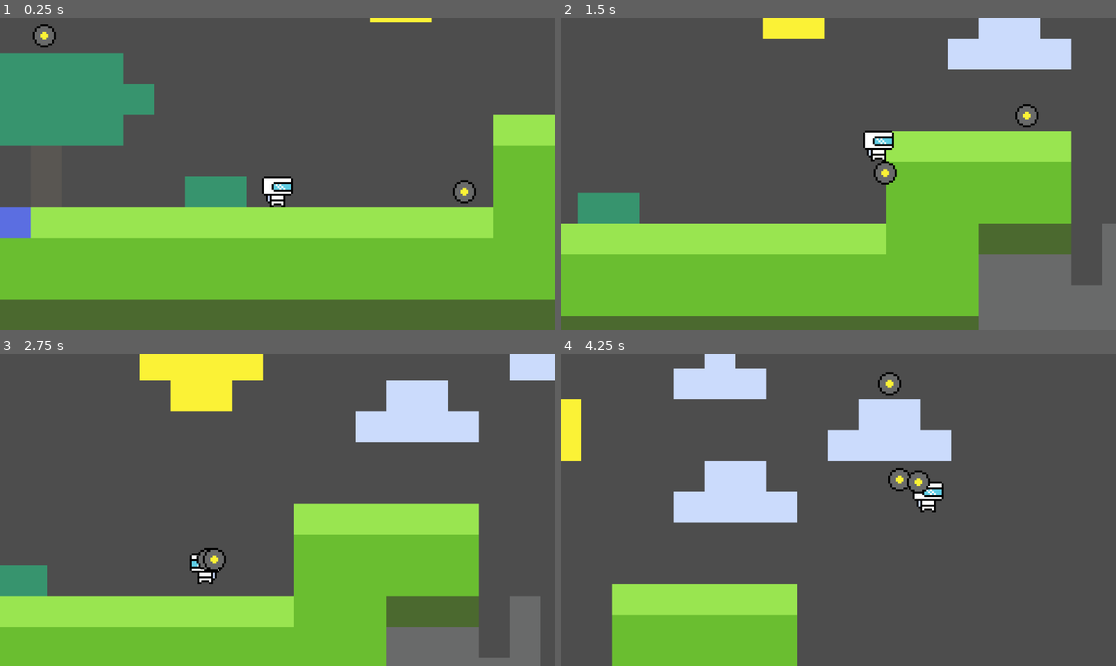
Above: before the commit, frames 1-4 (two rows, left to right).
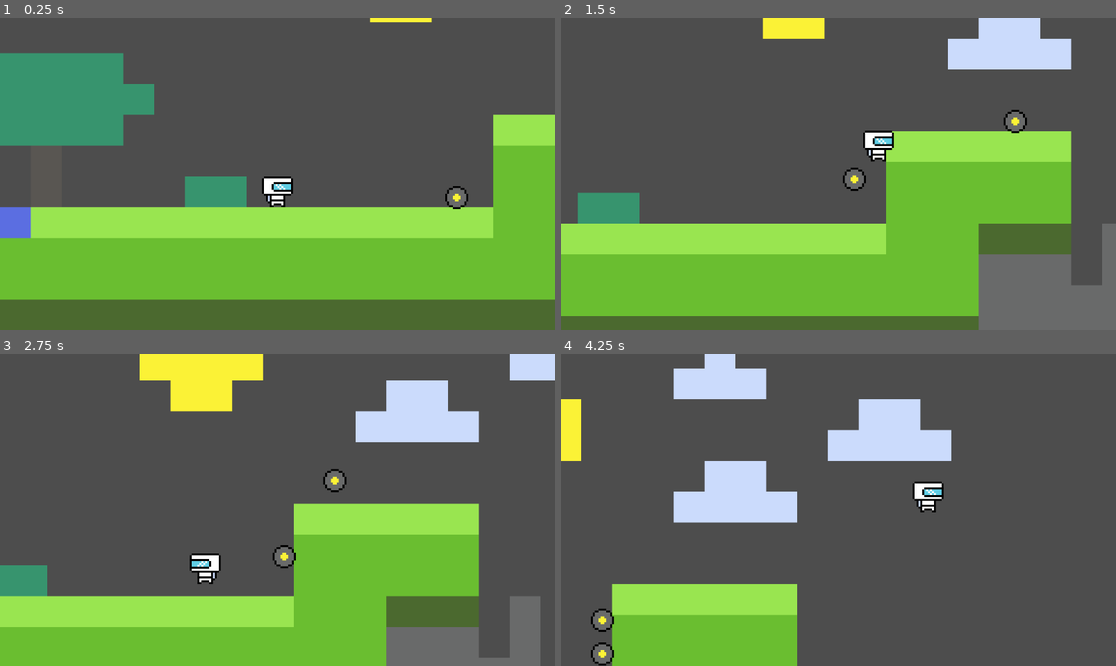
Above: after the commit, the same moments.

Repository: CookieRA9001/SI_motroidvenia
Game: Godot game, scene res://sceans/TestLevel.tscn
The game is run twice, just before and just after one commit, with the same random seed, the same clock (stepped at 60 frames per second) and the same inputs.
Inputs:
- Up to frame 1 (0.25 s): no input
- Up to frame 2 (1.5 s): hold Right (move_right) from 0.53 s (still down); tap Space (jump) at 0.6, 0.77, 1.07, 1.35 s
- Up to frame 3 (2.75 s): tap Space (jump) at 1.52, 1.82, 2.1 s; release Right (move_right) at 2.03 s; hold A (move_left) from 2.03 s (still down)
- Up to frame 4 (4.25 s): release A (move_left) at 2.78 s; hold Right (move_right) from 2.78 s (still down); tap Space (jump) at 2.85, 3.02, 3.32, 3.6, 3.77, 4.07 s

The runs differ from the first frame. In frame 1, 0.5% of the frame differs, in the area x 5-86%, y 2-62%; in frame 2, 0.8%; in frame 3, 0.8%; in frame 4, 1.2%, in the area x 5-67%, y 5-100%.

Commit message:
friendlies jump at you :3

Diff:
--- a/project.godot
+++ b/project.godot
@@ -14,6 +14,10 @@
 run/main_scene="res://sceans/TestLevel.tscn"
 config/features=PackedStringArray("4.2", "GL Compatibility")
 config/icon="res://Assets/resources/icon.svg"
+
+[dotnet]
+
+project/assembly_name="SI_metroidvenia"
 
 [editor]
 
--- a/sceans/TestLevel.tscn
+++ b/sceans/TestLevel.tscn
@@ -2,7 +2,7 @@
 
 [ext_resource type="Texture2D" uid="uid://dpct5rw8o7h8n" path="res://assets/devart-spritesheet.png" id="1_02e78"]
 [ext_resource type="PackedScene" uid="uid://cn1ekgvxk3vpw" path="res://sceans/player.tscn" id="2_ixtsi"]
-[ext_resource type="PackedScene" uid="uid://ceakj0idu26ij" path="res://sceans/friendly.tscn" id="3_ttyh0"]
+[ext_resource type="PackedScene" uid="uid://7hxhebt7dcb0" path="res://sceans/friendly_ally.tscn" id="3_sfy7y"]
 
 [sub_resource type="TileSetAtlasSource" id="TileSetAtlasSource_qil2c"]
 texture = ExtResource("1_02e78")
@@ -134,17 +134,8 @@
 [node name="CollisionShape2D" type="CollisionShape2D" parent="StaticBody2D"]
 shape = SubResource("WorldBoundaryShape2D_y28kg")
 
-[node name="Area2D" parent="." instance=ExtResource("3_ttyh0")]
-position = Vector2(97, 16)
+[node name="Friendly" parent="." instance=ExtResource("3_sfy7y")]
+position = Vector2(93, 16)
 
-[node name="Area2D2" parent="." instance=ExtResource("3_ttyh0")]
-position = Vector2(185, -32)
-
-[node name="Area2D3" parent="." instance=ExtResource("3_ttyh0")]
-position = Vector2(-121, -65)
-
-[node name="Area2D4" parent="." instance=ExtResource("3_ttyh0")]
-position = Vector2(65, -145)
-
-[node name="Area2D5" parent="." instance=ExtResource("3_ttyh0")]
-position = Vector2(256, -128)
+[node name="Friendly2" parent="." instance=ExtResource("3_sfy7y")]
+position = Vector2(179, -32)
--- a/sceans/friendly.tscn
+++ /dev/null
@@ -1,40 +0,0 @@
-[gd_scene load_steps=6 format=3 uid="uid://ceakj0idu26ij"]
-
-[ext_resource type="Texture2D" uid="uid://dpct5rw8o7h8n" path="res://assets/devart-spritesheet.png" id="1_3wx3p"]
-[ext_resource type="Script" path="res://scripts/friendly.gd" id="1_55wdb"]
-
-[sub_resource type="RectangleShape2D" id="RectangleShape2D_28f16"]
-size = Vector2(26, 20)
-
-[sub_resource type="AtlasTexture" id="AtlasTexture_yquu3"]
-atlas = ExtResource("1_3wx3p")
-region = Rect2(48, 64, 16, 16)
-
-[sub_resource type="SpriteFrames" id="SpriteFrames_pojq4"]
-animations = [{
-"frames": [{
-"duration": 1.0,
-"texture": SubResource("AtlasTexture_yquu3")
-}],
-"loop": true,
-"name": &"idle",
-"speed": 5.0
-}]
-
-[node name="Area2D" type="Area2D"]
-collision_mask = 2
-script = ExtResource("1_55wdb")
-
-[node name="CollisionShape2D" type="CollisionShape2D" parent="."]
-position = Vector2(0, -10)
-shape = SubResource("RectangleShape2D_28f16")
-
-[node name="AnimatedSprite2D" type="AnimatedSprite2D" parent="."]
-position = Vector2(0, -8)
-sprite_frames = SubResource("SpriteFrames_pojq4")
-animation = &"idle"
-autoplay = "idle"
-
-[node name="Node2D" type="Node2D" parent="."]
-
-[connection signal="body_entered" from="." to="." method="_on_body_entered"]
--- /dev/null
+++ b/sceans/friendly_ally.tscn
@@ -0,0 +1,48 @@
+[gd_scene load_steps=7 format=3 uid="uid://7hxhebt7dcb0"]
+
+[ext_resource type="Script" path="res://scripts/friendly.gd" id="1_5gja5"]
+[ext_resource type="Texture2D" uid="uid://dpct5rw8o7h8n" path="res://assets/devart-spritesheet.png" id="1_16wun"]
+
+[sub_resource type="AtlasTexture" id="AtlasTexture_yquu3"]
+atlas = ExtResource("1_16wun")
+region = Rect2(48, 64, 16, 16)
+
+[sub_resource type="SpriteFrames" id="SpriteFrames_hif36"]
+animations = [{
+"frames": [{
+"duration": 1.0,
+"texture": SubResource("AtlasTexture_yquu3")
+}],
+"loop": true,
+"name": &"idle",
+"speed": 5.0
+}]
+
+[sub_resource type="CircleShape2D" id="CircleShape2D_kbild"]
+radius = 5.0
+
+[sub_resource type="RectangleShape2D" id="RectangleShape2D_xwlfk"]
+size = Vector2(26, 20)
+
+[node name="Friendly" type="CharacterBody2D"]
+collision_layer = 4
+script = ExtResource("1_5gja5")
+
+[node name="AnimatedSprite2D" type="AnimatedSprite2D" parent="."]
+position = Vector2(0, -8)
+sprite_frames = SubResource("SpriteFrames_hif36")
+animation = &"idle"
+autoplay = "idle"
+
+[node name="Hitbox" type="CollisionShape2D" parent="."]
+position = Vector2(0, -8)
+shape = SubResource("CircleShape2D_kbild")
+
+[node name="Area2D" type="Area2D" parent="."]
+collision_mask = 2
+
+[node name="Findbox" type="CollisionShape2D" parent="Area2D"]
+position = Vector2(0, -12)
+shape = SubResource("RectangleShape2D_xwlfk")
+
+[connection signal="body_entered" from="Area2D" to="." method="_on_area_2d_body_entered"]
--- a/scripts/friendly.gd
+++ b/scripts/friendly.gd
@@ -1,18 +1,32 @@
-extends Area2D
+extends CharacterBody2D
 
-enum Status { IDLE, FOLLOWING, INACTION }
+enum Status { IDLE, FOLLOWING, INACTION, MOVING }
 
+@export var jumpY_velocity := -220
+@export var jumpX_velocity := 100
+@export var jumpX_decel := 10
 var friendly_status = Status.IDLE
+var current_x_speed = 0
 var target:Node2D = null
-
-func _on_body_entered(body):
-	if friendly_status == Status.IDLE:
-		friendly_status = Status.FOLLOWING
-		target = body
+var gravity = ProjectSettings.get_setting("physics/2d/default_gravity")
 
 func follow(delta):
 	if position.distance_to(target.position)>20:
-		position = target.position + Vector2(randf_range(-5.0,5.0),0);
+		print("jump")
+		velocity.y = jumpY_velocity
+		var direction = 1 if (target.position.x-position.x > 0) else -1
+		current_x_speed = direction * clamp(position.distance_to(target.position)*randf_range(1,2), 0, jumpX_velocity)
+		velocity.x = current_x_speed
+		friendly_status = Status.MOVING
+
+
+func move(delta):
+	if is_on_floor():
+		friendly_status = Status.FOLLOWING
+		velocity.x = 0
+		return
+	else:
+		velocity.x = current_x_speed
 
 	pass
 
@@ -22,7 +36,10 @@
 func inAction(delta):
 	pass
 
-func _process(delta):
+func _physics_process(delta):
+	if not is_on_floor():
+		velocity.y += gravity * delta
+
 	match friendly_status:
 		Status.IDLE:
 			idle(delta)
@@ -30,3 +47,14 @@
 			follow(delta)
 		Status.INACTION:
 			inAction(delta)
+		Status.MOVING:
+			move(delta)
+
+	move_and_slide()
+
+
+func _on_area_2d_body_entered(body):
+	if friendly_status == Status.IDLE:
+		friendly_status = Status.FOLLOWING
+		target = body
+		print("following")
